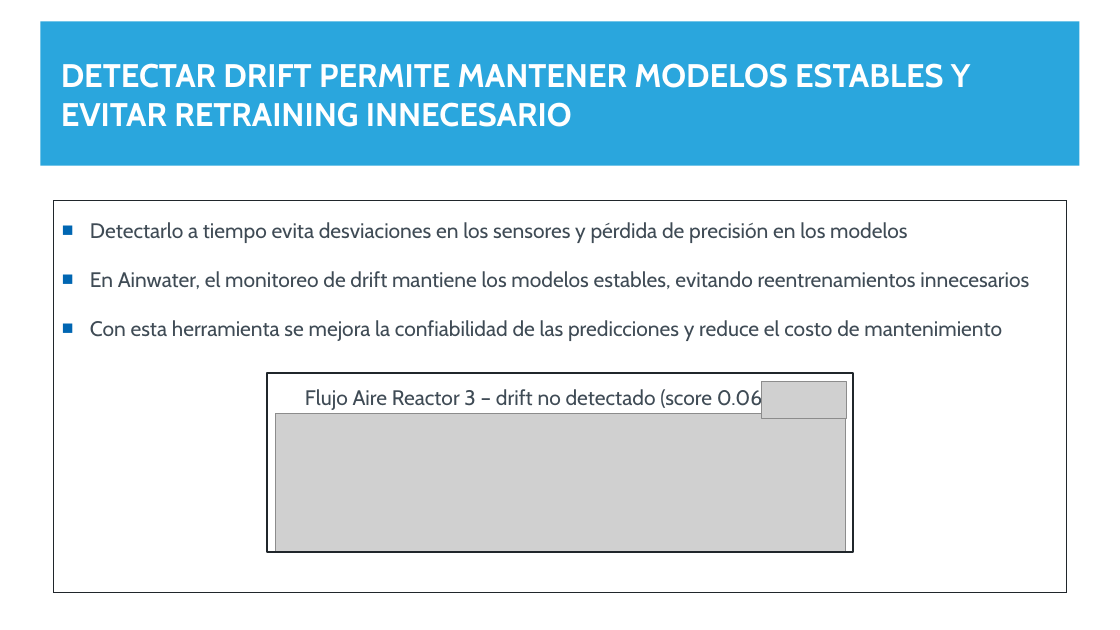
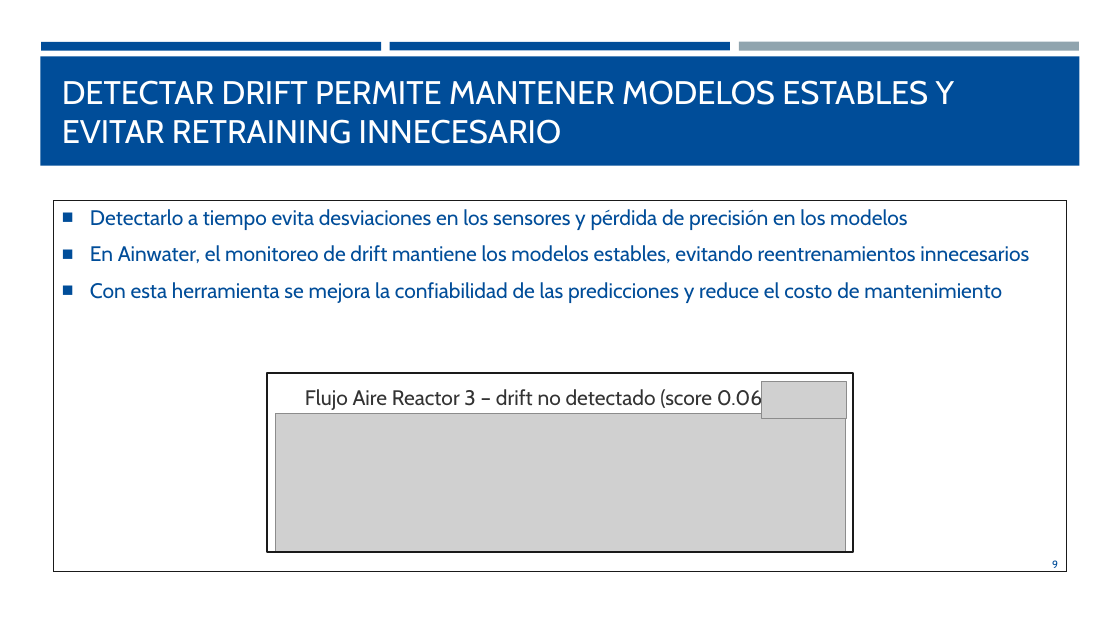
Before and after one commit to fchiapped/Proyecto-Grado, a slide deck: slide 9 of Entregas/UC/Entrega 3/Entrega 3.pptx. Drawn at 1120x630 pixels with LibreOffice and Linux fonts; fonts in the diff are those of the drawing; grey boxes stand for pictures. Boxes give left, top, right and bottom in pixels: in the first picture for what was removed or moved away, otherwise in the second. Text is boxed around its words. In the diff, an @@ line names an element or a change of style, - is before the commit and + after.

```diff
--- a/Entregas/UC/Entrega 3/Entrega 3.pptx
+++ b/Entregas/UC/Entrega 3/Entrega 3.pptx
@@ rectangle at bbox=[40, 56, 1080, 166]: fill #2AA6DD to #004D99 @@
@@ rectangle: place and size @@
-rectangle at bbox=[40, 21, 1080, 166]
+rectangle at bbox=[40, 56, 1080, 166]
@@ rectangle at bbox=[41, 42, 381, 50]: fill #2AA6DD to #004D99 @@
@@ rectangle added at bbox=[390, 42, 730, 50], fill #004D99 @@
@@ rectangle at bbox=[739, 42, 1079, 51]: fill #BFDDEE to #90A4AE @@
@@ title "DETECTAR DRIFT PERMITE MANTENER MODELOS ...": place and size @@
-title "DETECTAR DRIFT PERMITE MANTENER MODELOS ..." at bbox=[61, 63, 971, 127]
+title "DETECTAR DRIFT PERMITE MANTENER MODELOS ..." at bbox=[62, 80, 955, 144]
@@ title "DETECTAR DRIFT PERMITE MANTENER MODELOS ..." at bbox=[62, 80, 955, 144]: bold off @@
@@ text "Detectarlo a tiempo evita desviaciones ...": place and size @@
-text "Detectarlo a tiempo evita desviaciones ..." at bbox=[54, 200, 1067, 592]
+text "Detectarlo a tiempo evita desviaciones ..." at bbox=[54, 200, 1067, 571]
@@ text "Detectarlo a tiempo evita desviaciones ..." at bbox=[54, 200, 1067, 571]: text colour #3F4B55 to #004D99; alignment justified to left; line spacing 1.5 to 1; bullet colour #0066B2 to #004D99; outline #1F252A 0.75 pt to #1A1A1A 0.75 pt @@
@@ rectangle at bbox=[267, 373, 854, 552]: outline #1F252A 1.75 pt to #1A1A1A 1.75 pt @@
@@ text "Flujo Aire Reactor 3 – ..." at bbox=[305, 387, 768, 411]: text colour #3F4B55 to #333333 @@
@@ page number added at bbox=[1052, 560, 1058, 568], 9 pt, text #004D99 @@
+9
```
Also in this commit, not shown: 12 other slides changed, 23 other files.
